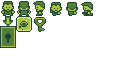
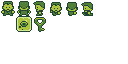
Layered file, before and after one edit (w=128, h=64). Changes by layer:
painted on "Schwebende Ebene" over [0, 16, 16, 48]
